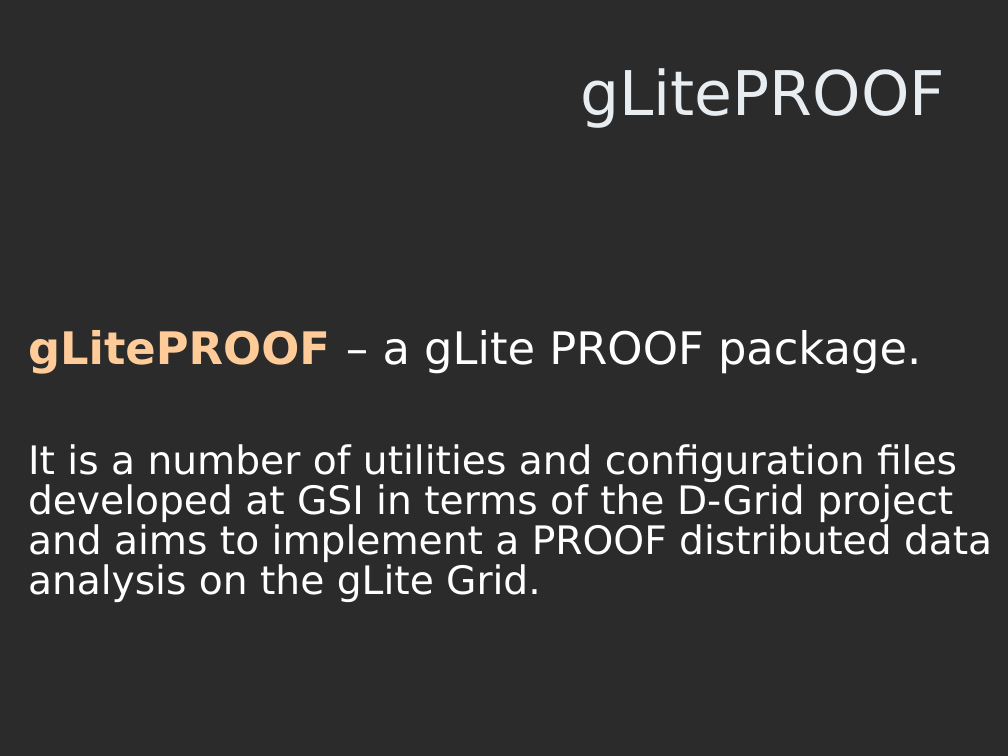
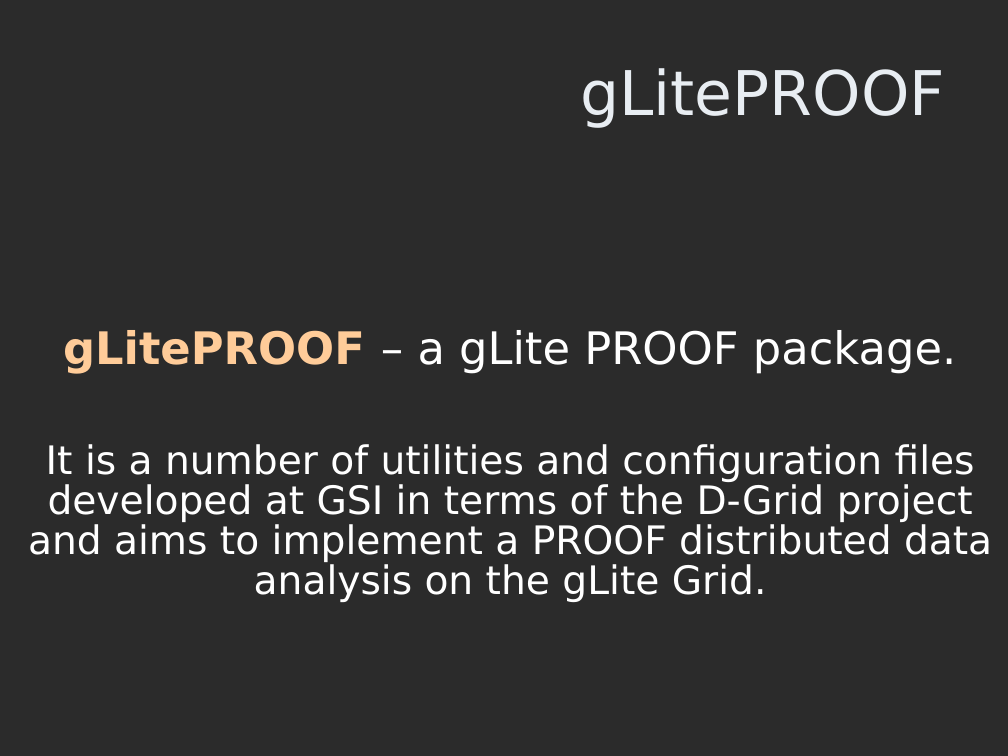
Before and after one commit to AnarManafov/PoDDocumentation, a slide deck: slide 8 of PROOF-Workshop/2007-Nov/PROOF-Workshop-2007-RGLite_gLitePROOF-GSI.ppt. Drawn at 1008x756 pixels with LibreOffice and Linux fonts; fonts in the diff are those of the drawing; background and template pictures are left out; a plain dark background stands for a picture behind light text. Boxes give left, top, right and bottom in pixels: in the first picture for what was removed or moved away, otherwise in the second. Text is boxed around its words. In the diff, an @@ line names an element or a change of style, - is before the commit and + after.

```diff
--- a/PROOF-Workshop/2007-Nov/PROOF-Workshop-2007-RGLite_gLitePROOF-GSI.ppt
+++ b/PROOF-Workshop/2007-Nov/PROOF-Workshop-2007-RGLite_gLitePROOF-GSI.ppt
@@ text "gLitePROOF – a gLite PROOF ..." at (28, 330, 992, 602): alignment left to centre @@
```
Also in this commit, not shown: 2 other slides changed.
